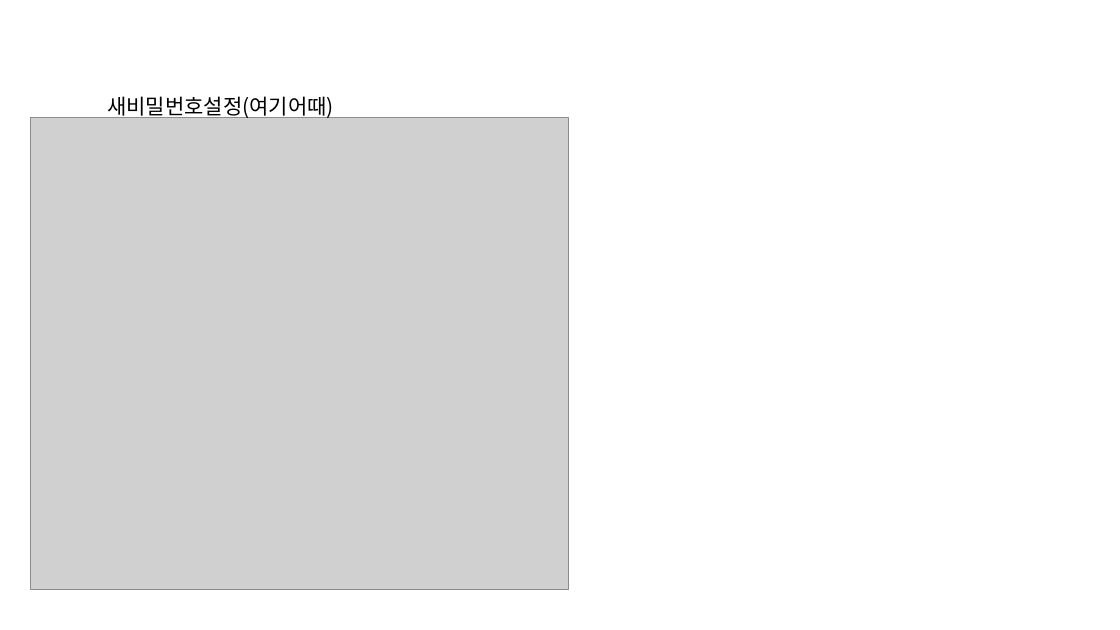
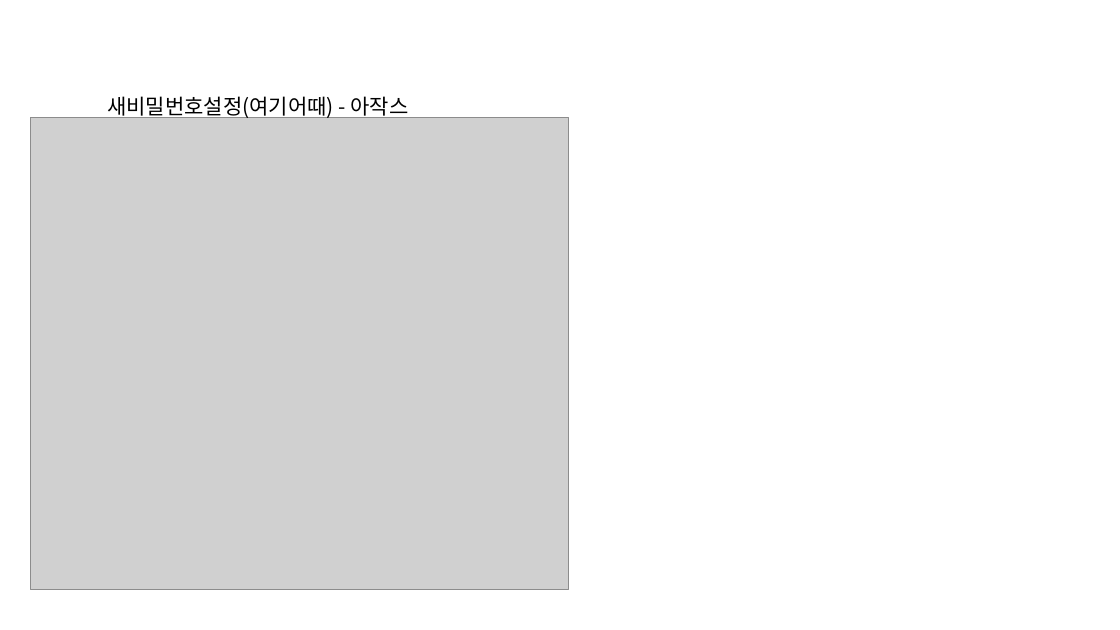
Before and after one commit to juyeon319/2024-nollrae, a slide deck: slide 8 of 로그인회원가입.pptx. Drawn at 1120x630 pixels with LibreOffice and Linux fonts; fonts in the diff are those of the drawing; grey boxes stand for pictures. Boxes give left, top, right and bottom in pixels: in the first picture for what was removed or moved away, otherwise in the second. Text is boxed around its words. In the diff, an @@ line names an element or a change of style, - is before the commit and + after.

```diff
--- a/로그인회원가입.pptx
+++ b/로그인회원가입.pptx
@@ text at box(107, 96, 409, 119): text changed @@
-새비밀번호설정(여기어때)
+새비밀번호설정(여기어때) - 아작스
```
Also in this commit, not shown: 4 other slides changed.
